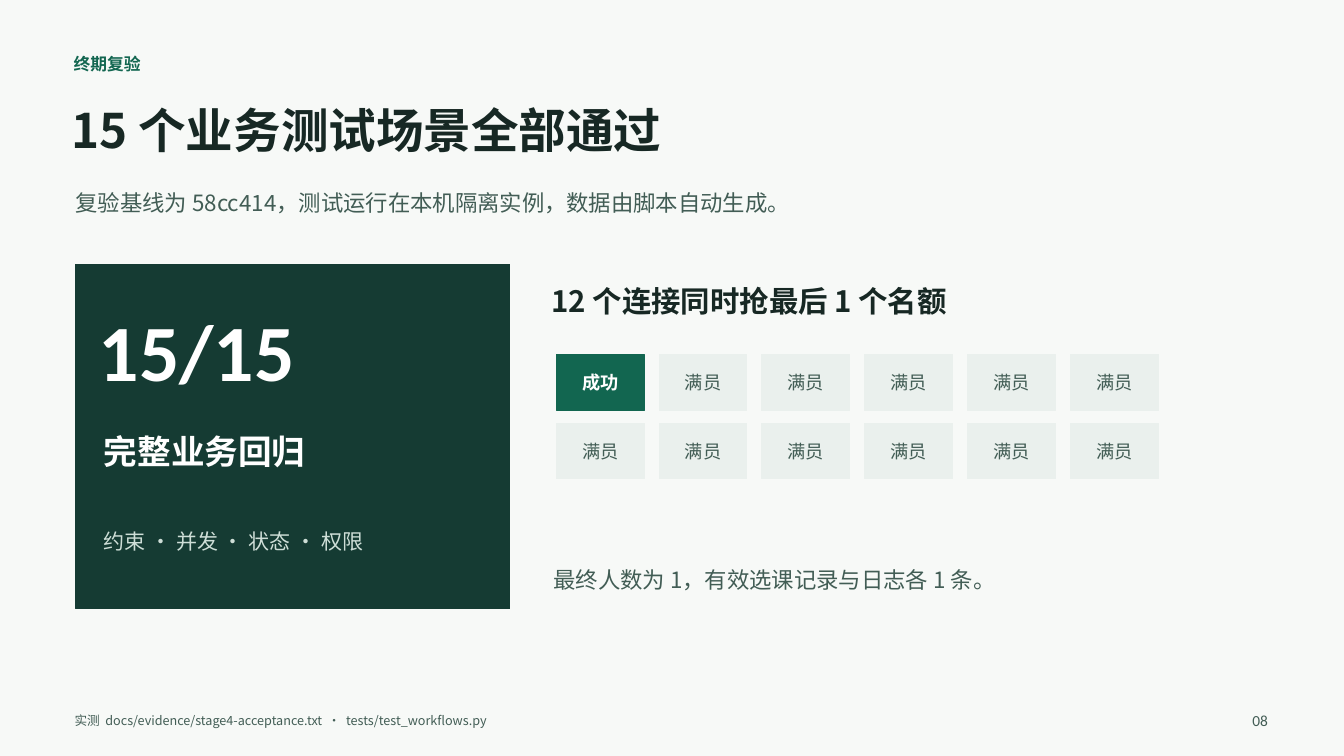
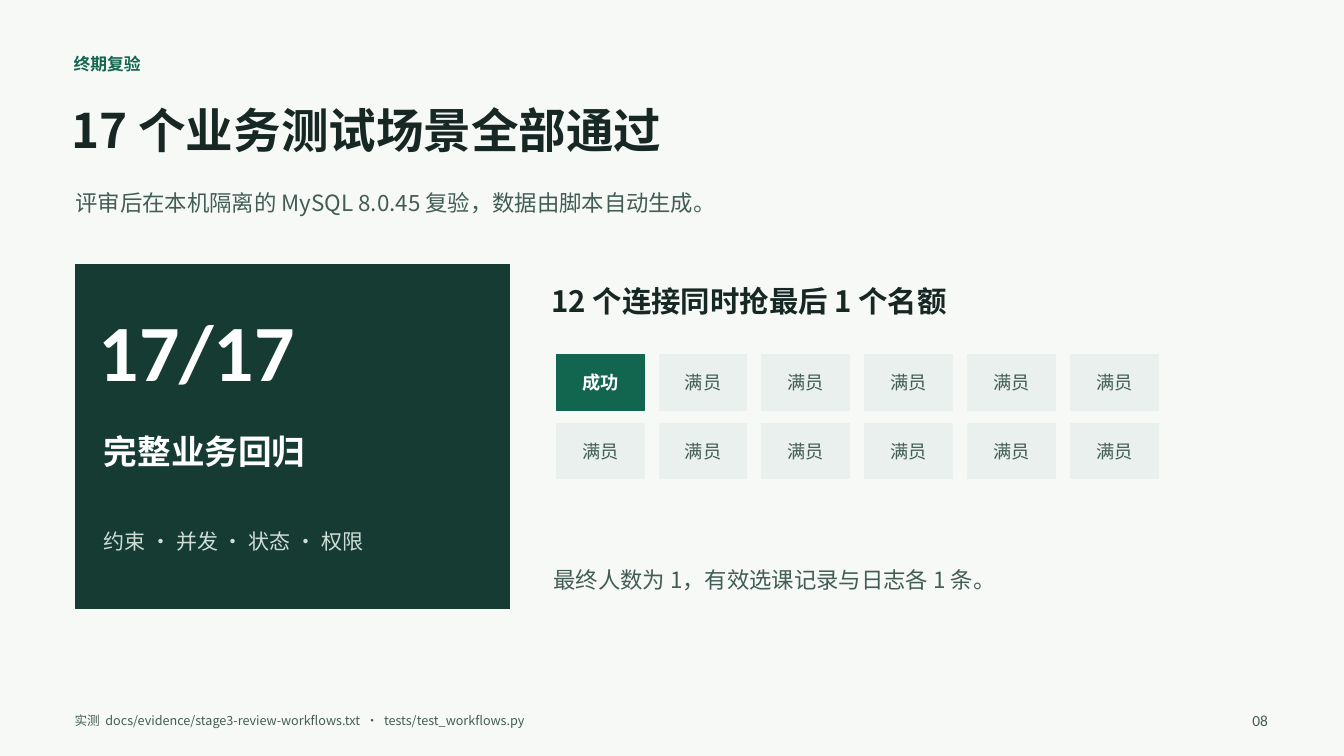
Before and after one commit to We1chan/databasecoursedesign, a slide deck: slide 8 of docs/04-教务系统数据库终期验收汇报.pptx. Drawn at 1344x756 pixels with LibreOffice and Linux fonts; fonts in the diff are those of the drawing. Boxes give left, top, right and bottom in pixels: in the first picture for what was removed or moved away, otherwise in the second. Text is boxed around its words. In the diff, an @@ line names an element or a change of style, - is before the commit and + after.

Commit message:
修复后端评审反馈并收敛演示材料

```diff
--- a/docs/04-教务系统数据库终期验收汇报.pptx
+++ b/docs/04-教务系统数据库终期验收汇报.pptx
@@ text at (x1=72, y1=107, x2=661, y2=153): text changed @@
-15 个业务测试场景全部通过
+17 个业务测试场景全部通过
@@ text at (x1=76, y1=192, x2=716, y2=216): text changed @@
-复验基线为 58cc414，测试运行在本机隔离实例，数据由脚本自动生成。
+评审后在本机隔离的 MySQL 8.0.45 复验，数据由脚本自动生成。
@@ text at (x1=99, y1=325, x2=295, y2=385): text changed @@
-15/15
+17/17
@@ text at (x1=75, y1=714, x2=524, y2=728): text changed @@
-实测 docs/evidence/stage4-acceptance.txt · tests/test_workflows.py
+实测 docs/evidence/stage3-review-workflows.txt · tests/test_workflows.py
```
Also in this commit, not shown: 3 other slides changed, 15 other files.
